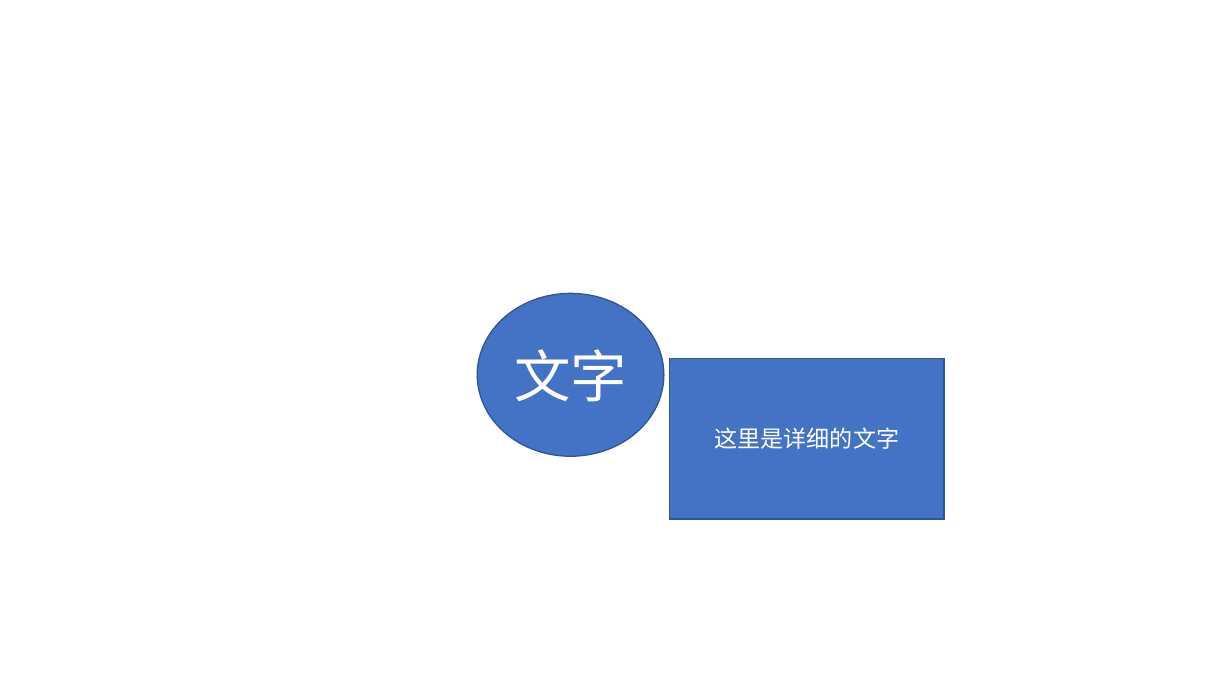
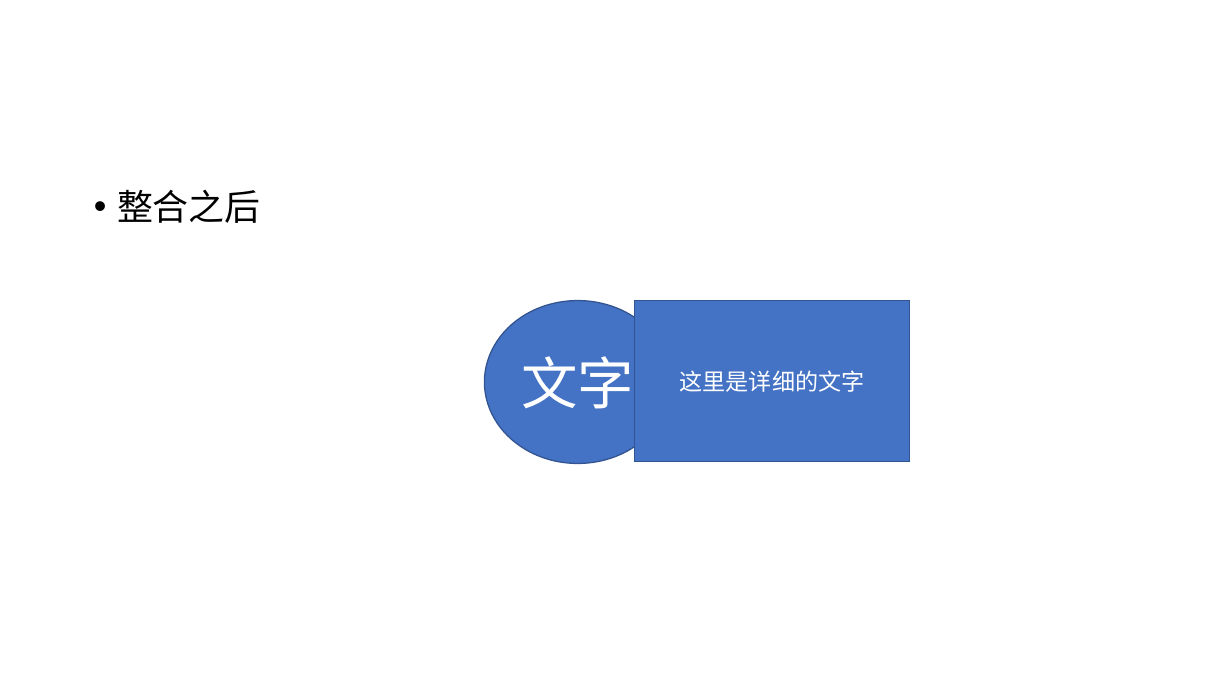
Before and after one commit to Canhui/PPT_Animation_Samples, a slide deck: slide 26 of PPT-Animation-Samples (Part 2).pptx (slide 24 before the commit). Drawn at 1232x693 pixels with LibreOffice and Linux fonts; fonts in the diff are those of the drawing. Boxes give left, top, right and bottom in pixels: in the first picture for what was removed or moved away, otherwise in the second. Text is boxed around its words. In the diff, an @@ line names an element or a change of style, - is before the commit and + after.

```diff
--- a/PPT-Animation-Samples (Part 2).pptx
+++ b/PPT-Animation-Samples (Part 2).pptx
@@ text added at (117,189,261,223), 28 pt, text #000000 @@
+• 整合之后
@@ ellipse "文字": place and size @@
-ellipse "文字" at (477,294,664,457)
+ellipse "文字" at (484,300,671,463)
@@ rectangle "这里是详细的文字": place and size @@
-rectangle "这里是详细的文字" at (670,359,945,519)
+rectangle "这里是详细的文字" at (635,300,909,461)
```
Also in this commit, not shown: 2 other slides changed, 6 slides added, 1 other file.
